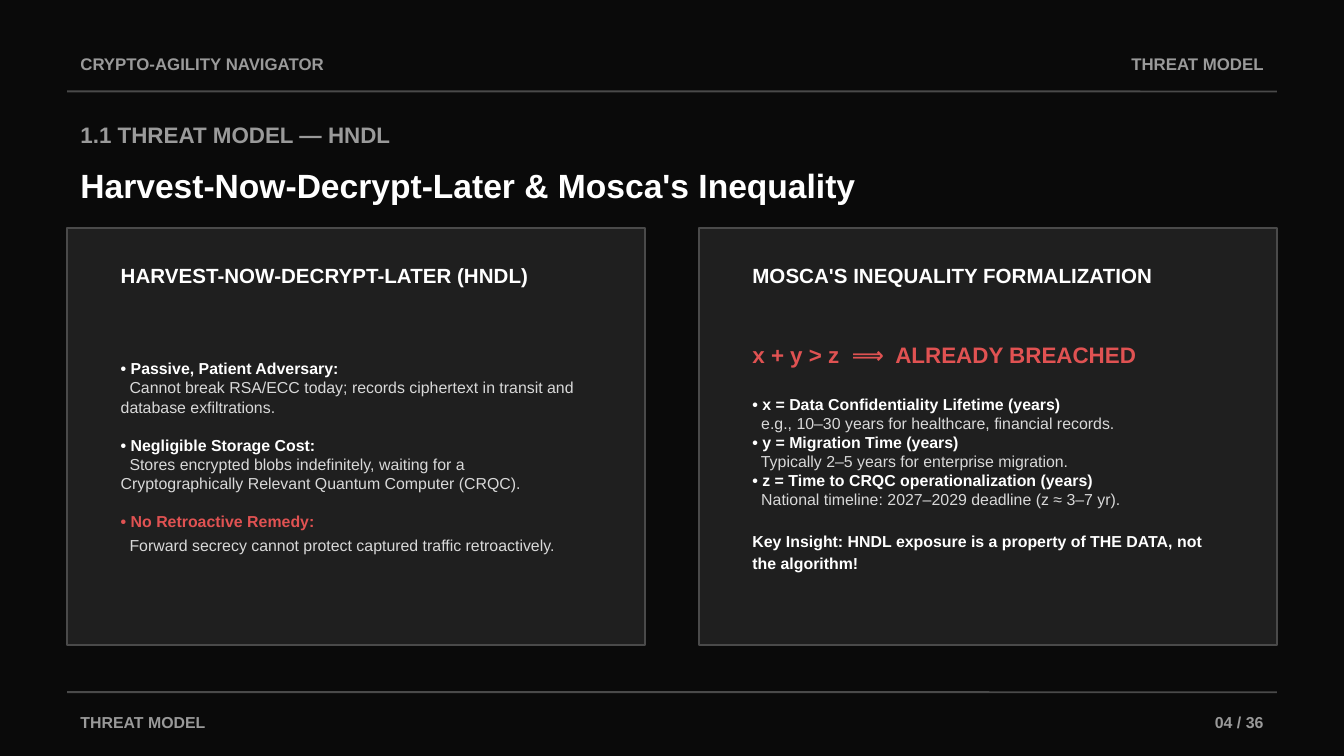
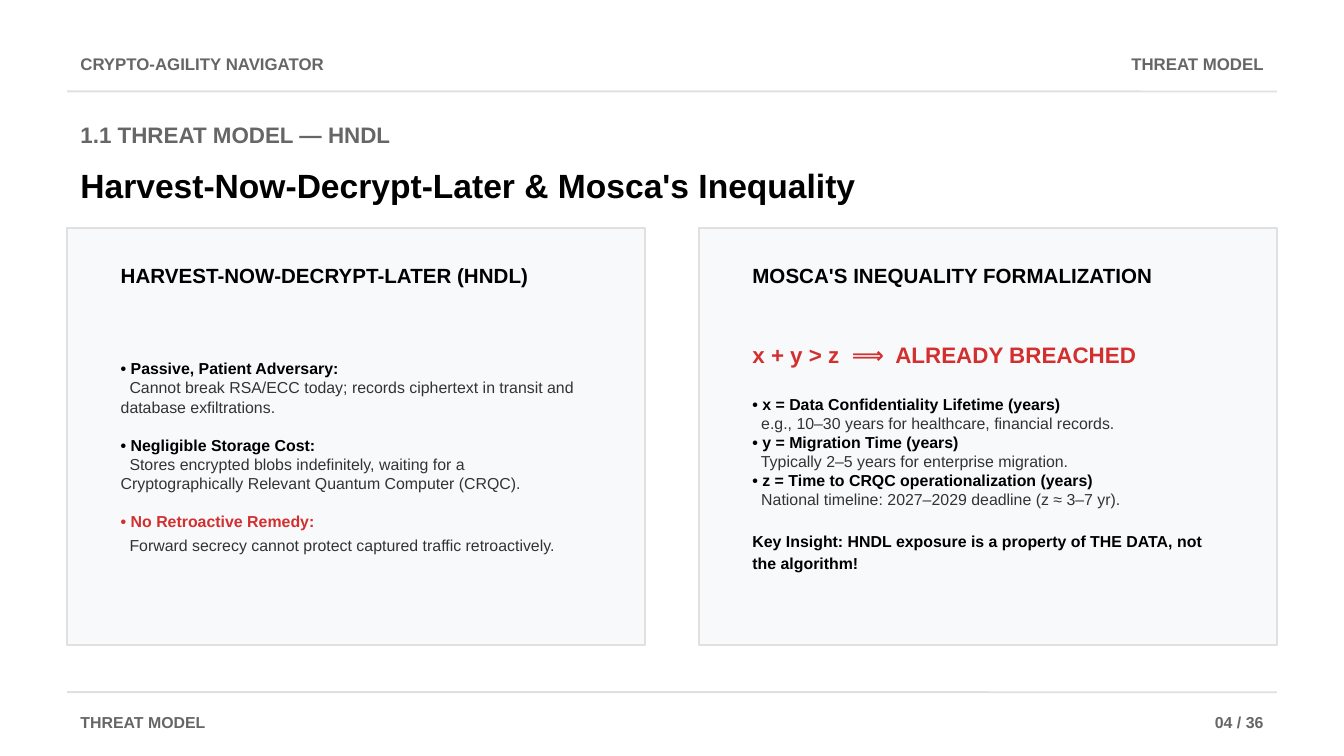
Before and after one commit to AviDhandhania/IDP-Project, a slide deck: slide 4 of Crypto-Agility_Navigator_Review2.pptx. Drawn at 1344x756 pixels with LibreOffice and Linux fonts; fonts in the diff are those of the drawing. Boxes give left, top, right and bottom in pixels: in the first picture for what was removed or moved away, otherwise in the second. Text is boxed around its words. In the diff, an @@ line names an element or a change of style, - is before the commit and + after.

Commit message:
Migrate PPTX to light theme

```diff
--- a/Crypto-Agility_Navigator_Review2.pptx
+++ b/Crypto-Agility_Navigator_Review2.pptx
@@ background #0A0A0A to #FFFFFF @@
@@ line (67, 91) - (1277, 91): stroke #4A4A4A 1 pt to #E0E0E0 1 pt @@
@@ rectangle at <box>67,228,645,645</box>: fill #1F1F1F to #F8F9FA; outline #4A4A4A 1 pt to #E0E0E0 1 pt @@
@@ rectangle at <box>699,228,1277,645</box>: fill #1F1F1F to #F8F9FA; outline #4A4A4A 1 pt to #E0E0E0 1 pt @@
@@ text colour #FFFFFF to #000000 in 3 elements at <box>80,173,855,204</box>, <box>121,268,528,288</box>, <box>752,268,1152,287</box> @@
@@ text "• Passive, Patient Adversary: Cannot ..." at <box>121,362,574,555</box>: text colour #FFFFFF to #000000 in "• Passive, Patient Adversary: • Negligible Storage ..."; text colour #D9D9D9 to #333333 in "Cannot break RSA/ECC today; records ciphertext in ..."; text colour #E05252 to #D32F2F in "• No Retroactive Remedy:" @@
@@ text "x + y > z ..." at <box>752,347,1202,573</box>: text colour #E05252 to #D32F2F in "x + y > z ⟹ ALREADY ..."; text colour #FFFFFF to #000000 in "• x = Data Confidentiality Lifetime (years) ..."; text colour #D9D9D9 to #333333 in "e.g., 10–30 years for healthcare, financial records. ..." @@
@@ line (67, 692) - (1277, 692): stroke #4A4A4A 1 pt to #E0E0E0 1 pt @@
@@ text colour #9A9A9A to #666666 in 5 elements at <box>80,58,324,70</box>, <box>1131,58,1264,70</box>, <box>80,127,390,143</box>, <box>80,717,205,728</box>, <box>1215,717,1264,728</box> @@
```
Also in this commit, not shown: 35 other slides changed, 2 other files.
